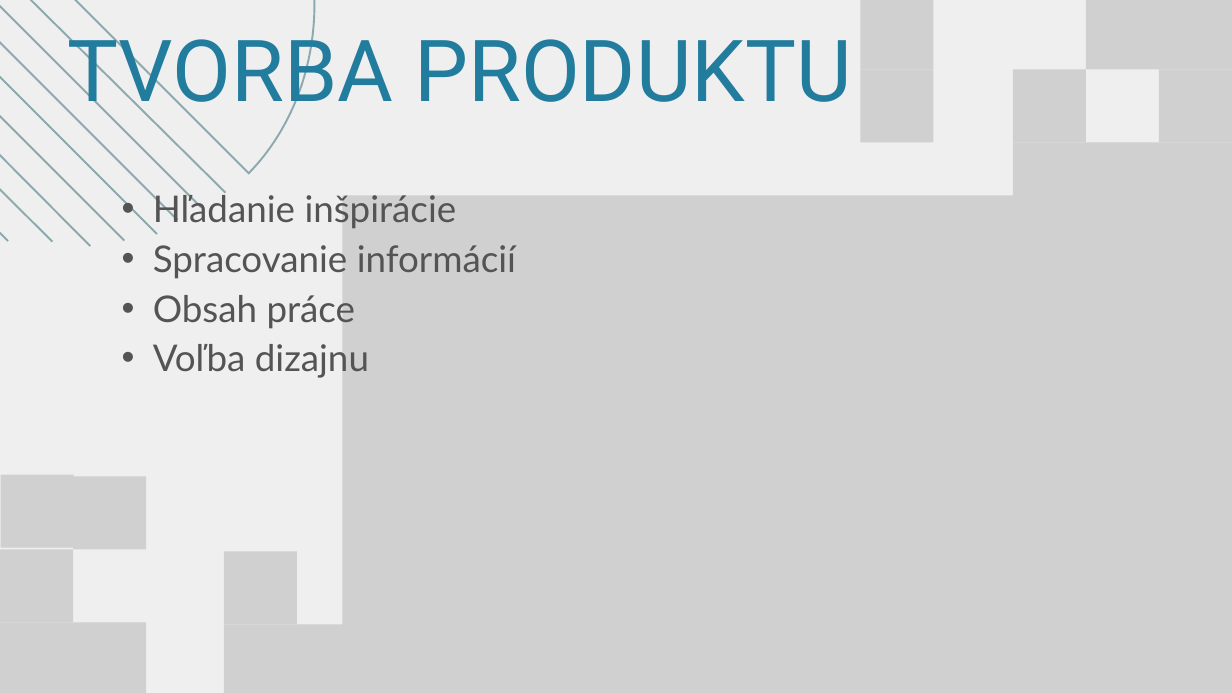
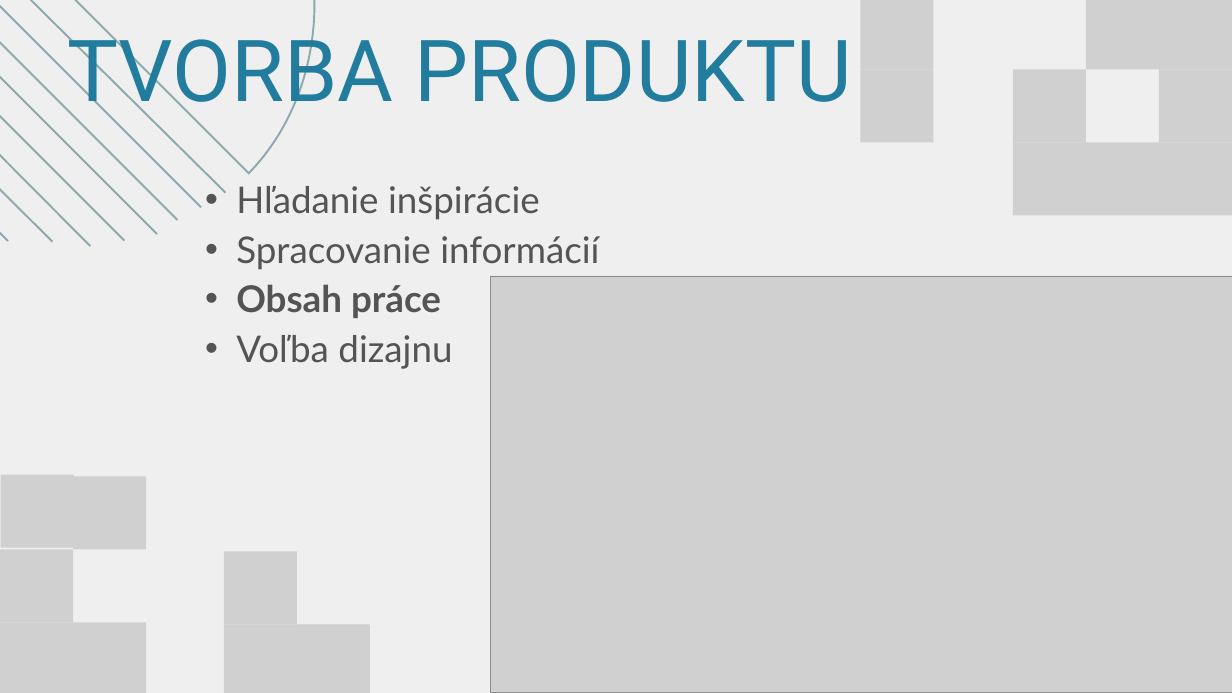
Before and after one commit to JaukoKakauko/Petrun_rocnikova, a slide deck: slide 7 of Prezentacia/Servery_obhajoba.pptx (slide 6 before the commit). Drawn at 1232x693 pixels with LibreOffice and Linux fonts; fonts in the diff are those of the drawing; grey boxes stand for pictures. Boxes give left, top, right and bottom in pixels: in the first picture for what was removed or moved away, otherwise in the second. Text is boxed around its words. In the diff, an @@ line names an element or a change of style, - is before the commit and + after.

```diff
--- a/Prezentacia/Servery_obhajoba.pptx
+++ b/Prezentacia/Servery_obhajoba.pptx
@@ text "Hľadanie inšpirácie": place and size @@
-text "Hľadanie inšpirácie" at bbox=[153, 191, 516, 378]
+text "Hľadanie inšpirácie" at bbox=[236, 186, 599, 369]
@@ text at bbox=[236, 284, 441, 318]: bold on in "Obsah práce" @@
@@ picture: place and size @@
-picture at bbox=[342, 195, 1232, 693]
+picture at bbox=[491, 276, 1232, 692]
```
Also in this commit, not shown: 4 other slides changed, 1 slide added, 1 slide removed.
